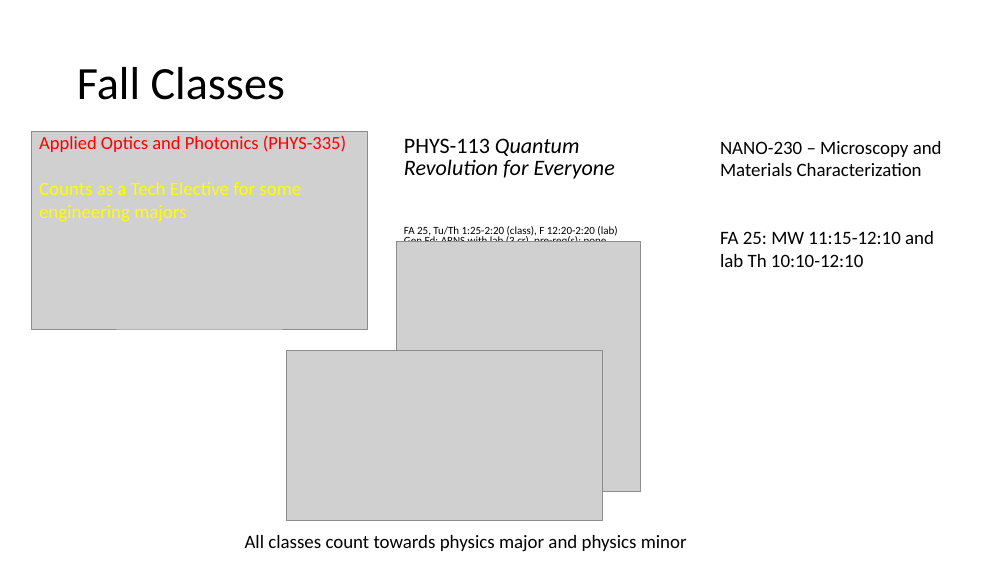
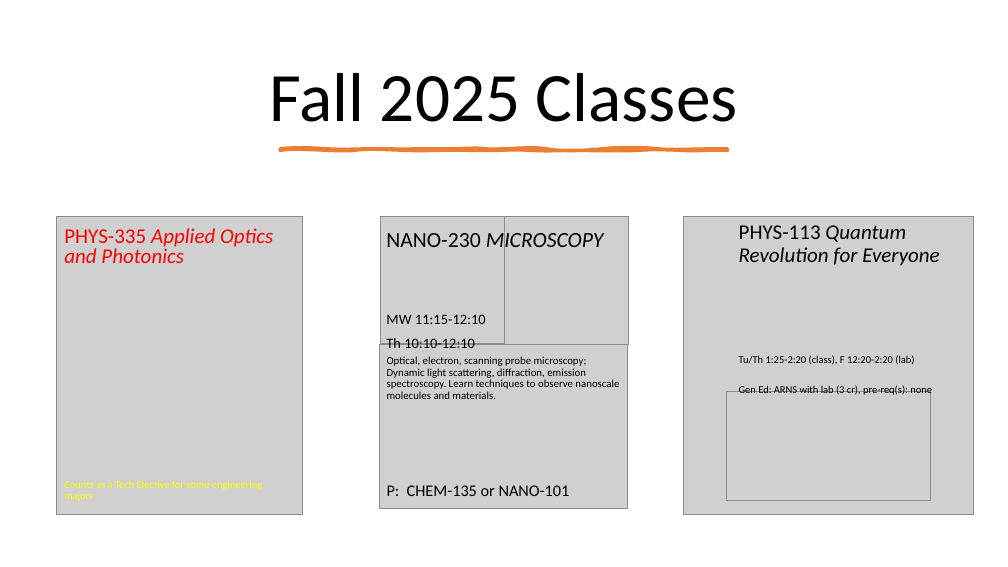
Before and after one commit to zimmermant/applied_physics_information, a slide deck: slide 2 of PhyME - ASAP ME SP25 Abbreviated Slides.pptx. Drawn at 1008x567 pixels with LibreOffice and Linux fonts; fonts in the diff are those of the drawing; grey boxes stand for pictures. Boxes give left, top, right and bottom in pixels: in the first picture for what was removed or moved away, otherwise in the second. Text is boxed around its words. In the diff, an @@ line names an element or a change of style, - is before the commit and + after.

```diff
--- a/PhyME - ASAP ME SP25 Abbreviated Slides.pptx
+++ b/PhyME - ASAP ME SP25 Abbreviated Slides.pptx
@@ title at [269,73,738,122]: text changed; size 44 to 66 pt @@
-Fall Classes
+Fall 2025 Classes
@@ freeform shape added at [281,149,728,150], fill #ED7D31, outline #ED7D31 3.25 pt @@
@@ text removed at [39,182,301,222] @@
-Counts as a Tech Elective for some engineering majors
@@ picture: place and size @@
-picture at [32,132,368,329]
+picture at [57,217,302,515]
@@ text at [64,228,273,501]: text changed; size 17.6 to 10 pt; text colour #FF0000 to #FFFF00 @@
-Applied Optics and Photonics (PHYS-335)
+PHYS-335 Applied Optics and Photonics
+Counts as a Tech Elective for some engineering majors
@@ text at [386,229,604,348]: text changed; size 18 to 13.8 pt @@
-NANO-230 – Microscopy and Materials Characterization
-FA 25: MW 11:15-12:10 and lab Th 10:10-12:10
+NANO-230 MICROSCOPY
+MW 11:15-12:10
+Th 10:10-12:10
@@ picture: place and size @@
-picture at [396,241,640,492]
+picture at [684,217,974,515]
@@ text at [739,225,939,396]: text changed; size 10.5 to 10 pt @@
-PHYS-113 Quantum Revolution for Everyone
-FA 25, Tu/Th 1:25-2:20 (class), F 12:20-2:20 (lab)
-Gen Ed: ARNS with lab (3 cr), pre-req(s): none
+PHYS-113 Quantum Revolution for Everyone
+Tu/Th 1:25-2:20 (class), F 12:20-2:20 (lab)
+Gen Ed: ARNS with lab (3 cr), pre-req(s): none
@@ group added at [379,217,629,509]: 3 pictures, 1 text @@
+Optical, electron, scanning probe microscopy; Dynamic light scattering, diffraction, emission spectroscopy. Learn techniques to observe nanoscale molecules and materials.
+P: CHEM-135 or NANO-101
@@ picture: place and size @@
-picture at [287,350,603,520]
+picture at [727,391,930,501]
@@ text removed at [245,535,687,552] @@
-All classes count towards physics major and physics minor
```
Also in this commit, not shown: 1 other slide changed.
